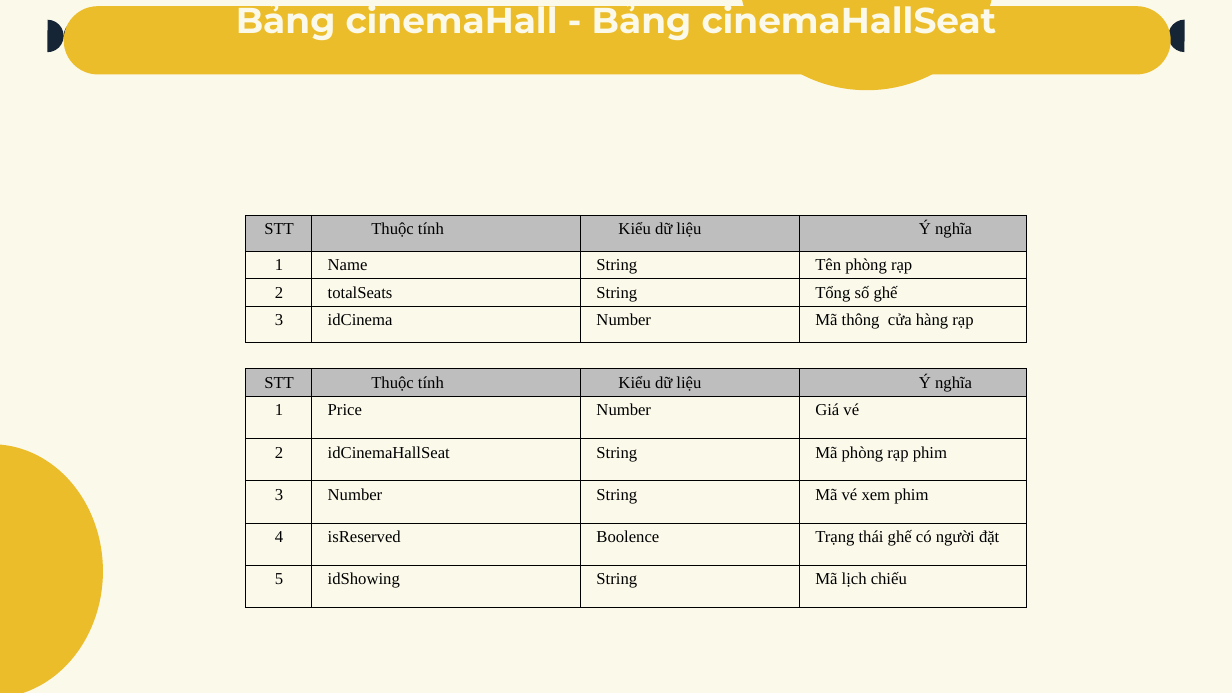
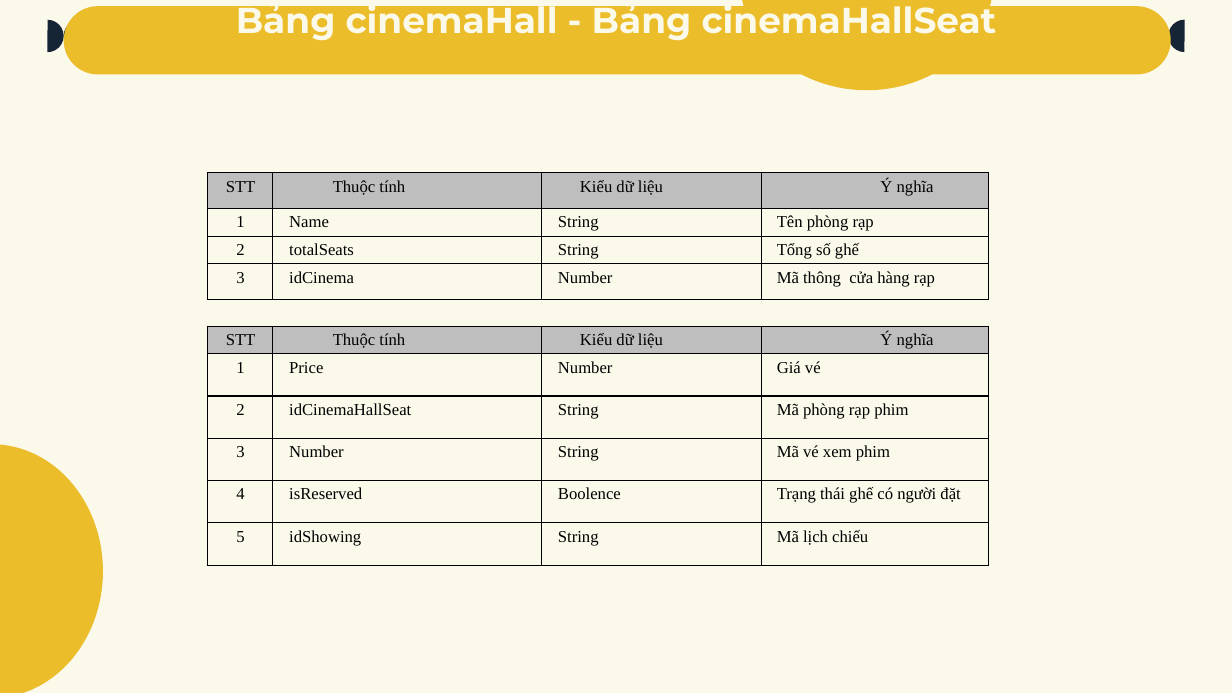
Before and after one commit to TorunoCode/KLTN, a slide deck: slide 20 of PhanThanhLam_TranTienPhat_NguyenHuuDucThanh.pptx (slide 22 before the commit). Drawn at 1232x693 pixels with LibreOffice and Linux fonts; fonts in the diff are those of the drawing. Boxes give left, top, right and bottom in pixels: in the first picture for what was removed or moved away, otherwise in the second. Text is boxed around its words. In the diff, an @@ line names an element or a change of style, - is before the commit and + after.

```diff
--- a/PhanThanhLam_TranTienPhat_NguyenHuuDucThanh.pptx
+++ b/PhanThanhLam_TranTienPhat_NguyenHuuDucThanh.pptx
@@ table: place and size @@
-table at bbox=[246, 215, 1028, 518]
+table at bbox=[207, 173, 989, 303]
@@ table: place and size @@
-table at bbox=[246, 369, 1028, 672]
+table at bbox=[207, 326, 989, 567]
```
Also in this commit, not shown: 16 other slides changed, 1 slide added, 2 slides removed.
